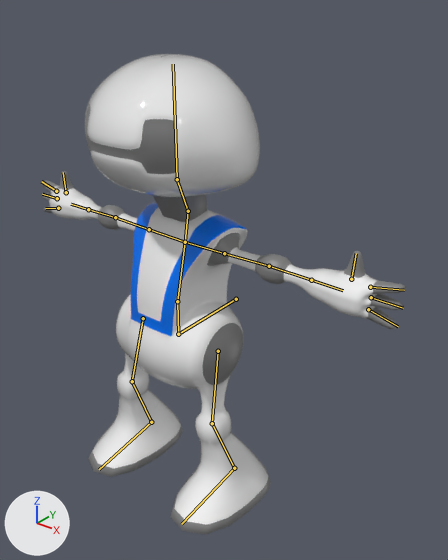
An edit to the Blender file ARtest4/Unity/Assets/Resources/3d/robot.blend, drawn before and after from the same camera.
Both versions are drawn from a camera (50 mm lens) standing at (4.34, -4.58, 3.16) and looking at (0.3, 0.47, 0.04). Every picture has the same lights, and +X, +Y and +Z are marked at lower left. The bones that bend it are drawn over the model as lines.
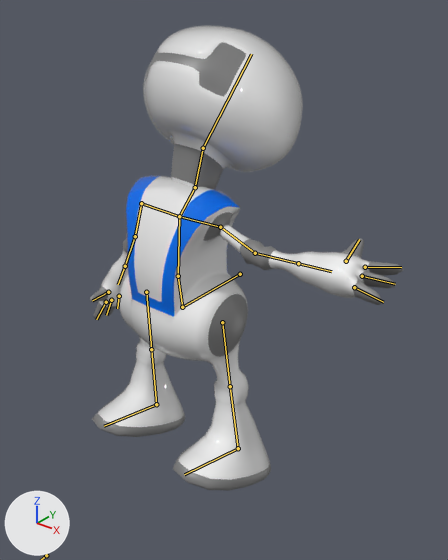
The newer file adds an action. The first version stands in its rest pose; the second is drawn at frame 11 of the action 'poster2'.

What differs and where, as boxes [x1, y1, x2, y2] in the pictures (448 x 560 px):
'Cylinder', posed (14% narrower)
    before: [41, 54, 406, 534]
    after: [90, 25, 403, 490]
bone 'Pelvis', root to tip
    before: (236, 299) to (178, 334)
    after: (240, 274) to (182, 307)
bone 'Spine', root to tip
    before: (178, 334) to (177, 301)
    after: (182, 307) to (178, 276)
bone 'Chest', root to tip
    before: (185, 242) to (188, 211)
    after: (179, 216) to (195, 187)
bone 'Neck', root to tip
    before: (188, 211) to (177, 179)
    after: (195, 187) to (203, 148)
bone 'Upperarm.l', root to tip
    before: (224, 253) to (269, 266)
    after: (220, 227) to (255, 253)
bone 'lowerarm.l', root to tip
    before: (269, 266) to (311, 280)
    after: (255, 253) to (298, 263)
bone 'Upperarm.r', root to tip
    before: (149, 229) to (115, 217)
    after: (141, 203) to (135, 236)
bone 'lowerarm.r', root to tip
    before: (115, 217) to (88, 209)
    after: (135, 236) to (125, 266)
bone 'leg.l', root to tip
    before: (234, 468) to (181, 524)
    after: (238, 448) to (184, 474)
bone 'leg.r', root to tip
    before: (151, 422) to (99, 469)
    after: (156, 404) to (104, 426)

The change in detail:
Bone 'Pelvis' (bone_pelvis) moves from (0.0, 0.0, 0.0) to (0.0, -0.09, -0.33).
Bone 'Spine' (bone_spine) turns from (0, 0, 0) to (9, 1, -1) degrees about its own x, y and z.
Bone 'Chest' (bone_chest) turns from (0, 0, 0) to (-39, -7, 0) degrees about its own x, y and z.
Bone 'Neck' (bone_neck) turns from (0, 0, 0) to (-9, 0, 0) degrees about its own x, y and z.
Bone 'Upperarm.l' (bone_upperarm_l) turns from (0, 0, 0) to (8, -157, -20) degrees about its own x, y and z.
Bone 'lowerarm.l' (bone_lowerarm_l) turns from (0, 0, 0) to (-3, 89, -22) degrees about its own x, y and z.
Bone 'Upperarm.r' (bone_upperarm_r) turns from (0, 0, 0) to (-65, -1, -8) degrees about its own x, y and z.
Bone 'lowerarm.r' (bone_lowerarm_r) turns from (0, 0, 0) to (-45, -92, 56) degrees about its own x, y and z.
Bone 'leg.l' (bone_leg_l) turns from (0, 0, 0) to (-6, 0, 0) degrees about its own x, y and z.
Bone 'leg.r' (bone_leg_r) turns from (0, 0, 0) to (-6, 0, 0) degrees about its own x, y and z.
Bone 'ik.l' (bone_ik_l) moves from (0.0, 0.0, 0.0) to (0.0, 0.04, 0.1).
Bone 'ik.r' (bone_ik_r) moves from (0.0, 0.0, 0.0) to (0.0, 0.04, 0.11).
